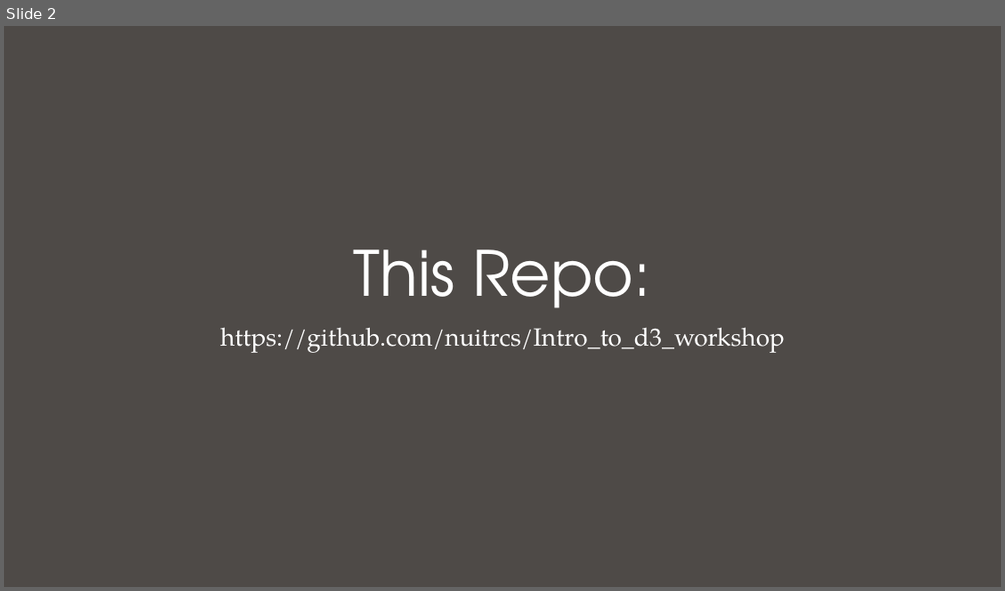
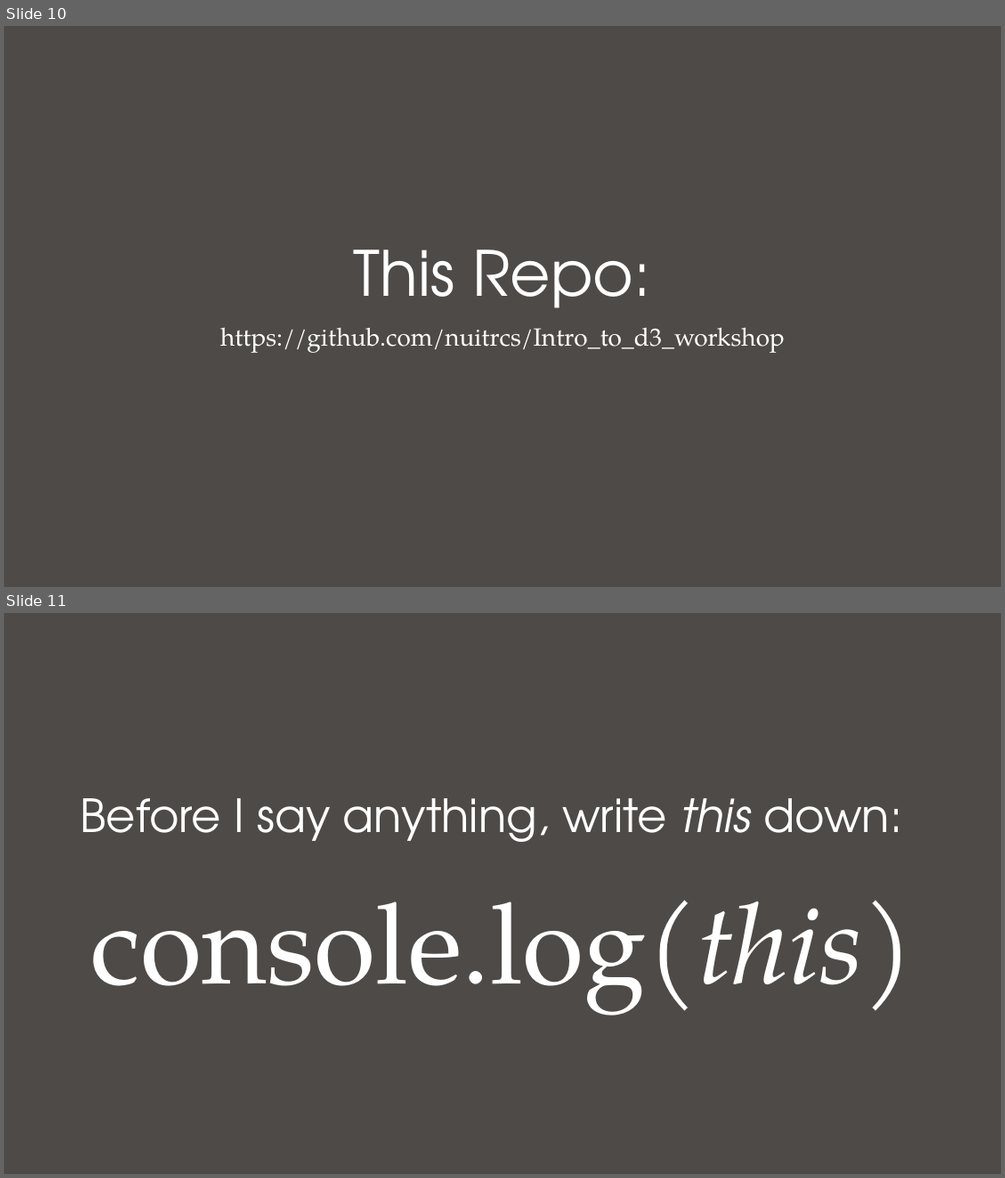
Before and after one commit to nuitrcs/Intro_to_d3_workshop, a slide deck: Introduction to D3.pptx. Shown one above the other, each under a label of ours: slide 2 before the commit, slides 10 and 11 after it. The pictures are 1005x591 and 1005x1178 pixels, drawn with LibreOffice and Linux fonts; fonts in the diff are those of the drawing. Boxes give left, top, right and bottom in pixels: in the first picture for what was removed or moved away, otherwise in the second. Text is boxed around its words. In the diff, an @@ line names an element or a change of style, - is before the commit and + after.

```diff
--- a/Introduction to D3.pptx
+++ b/Introduction to D3.pptx
@@ slide 11 added at [4,613,1001,1174], background #4E4A47 @@
@@ title added at [80,798,902,842], 44 pt, text #FFFFFF @@
+Before I say anything, write this down:
@@ text added at [90,900,914,1015], 108 pt, text #FFFFFF @@
+console.log(this)
@@ what was slide 2 is now slide 10 @@
```
Also in this commit, not shown: 6 slides changed, 17 other slides added, 4 other files.
